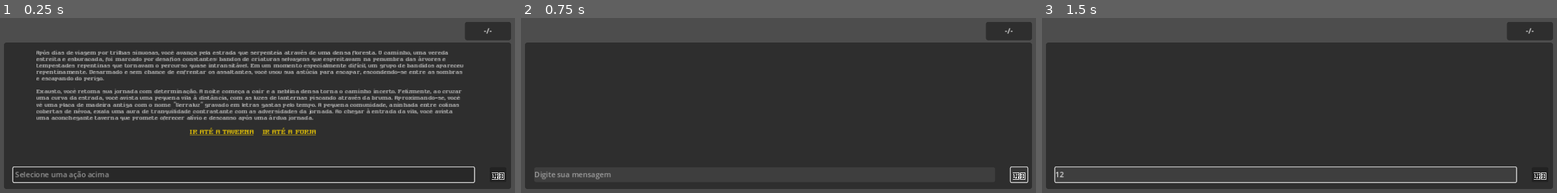
Above: before the commit, frames 1-3 (left to right).
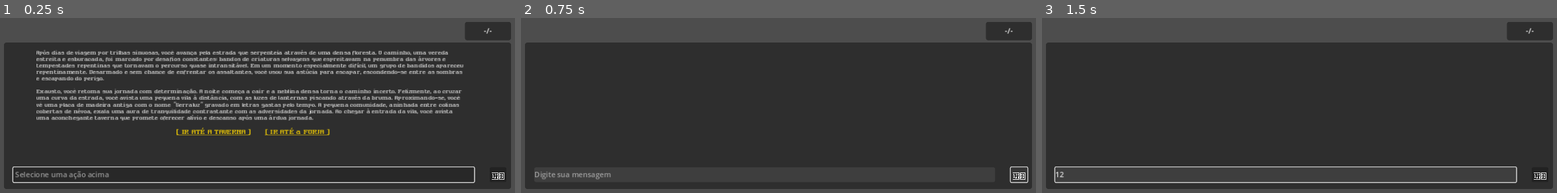
Above: after the commit, the same moments.

Repository: kelbg/serraluz
Game: Godot game, scene res://main.tscn
Two runs of this game, one before a commit and one after it. Both use one fixed random seed, a clock stepped at 60 frames per second and the inputs below. The engine's default icon, where the game draws it, is replaced by a stand-in: a white triangle on a blue panel in a dark square. Sound files missing from this copy of the repository are replaced by a short silence.
Inputs (mouse positions are in pixels of both pictures, inside the frame that each line leads up to):
- Up to frame 1 (0.25 s): no input
- Up to frame 2 (0.75 s): click "🗑️" at 0.5 s
- Up to frame 3 (1.5 s): click (1284, 175) at 1.27 s; type "12" at 1.35 s

The runs differ from the first frame. In frame 1, 0.6% of the frame differs, in the area x 34-65%, y 62-68%; in frame 2, nothing differs; in frame 3, nothing differs.
Error in both runs: Trying to return value of type "Nil" from a function whose return type is "String". (res://scripts/GameController.gd:66)

Commit message:
add customizable system message template

Diff:
--- /dev/null
+++ b/components/system_message_container.tscn
@@ -0,0 +1,23 @@
+[gd_scene load_steps=2 format=3 uid="uid://bbpdxd7tqw1k"]
+
+[ext_resource type="FontFile" uid="uid://gc62kgbwdw2" path="res://fonts/RulerGold.ttf" id="3_bkd5c"]
+
+[node name="MessageContainer" type="HBoxContainer"]
+custom_minimum_size = Vector2(1040, 0)
+
+[node name="TextContainer" type="CenterContainer" parent="."]
+layout_mode = 2
+size_flags_horizontal = 3
+
+[node name="CharacterMessage" type="RichTextLabel" parent="TextContainer"]
+custom_minimum_size = Vector2(940, 0)
+layout_mode = 2
+size_flags_horizontal = 3
+size_flags_vertical = 0
+theme_override_colors/default_color = Color(1, 1, 1, 0.752941)
+theme_override_fonts/normal_font = ExtResource("3_bkd5c")
+theme_override_fonts/bold_font = ExtResource("3_bkd5c")
+theme_override_font_sizes/normal_font_size = 14
+bbcode_enabled = true
+text = "TEST"
+fit_content = true
--- a/main.tscn
+++ b/main.tscn
@@ -7,6 +7,7 @@
 [ext_resource type="Resource" uid="uid://orub857ckp64" path="res://characters/Graldor.tres" id="2_n83vv"]
 [ext_resource type="AudioStream" uid="uid://bh5hgfg5asffm" path="res://sfx/typing_01_1.5x.ogg" id="3_6keju"]
 [ext_resource type="Resource" uid="uid://d34m1hlwqteux" path="res://characters/Player.tres" id="4_tyhv1"]
+[ext_resource type="PackedScene" uid="uid://bbpdxd7tqw1k" path="res://components/system_message_container.tscn" id="7_7rqwm"]
 
 [sub_resource type="StyleBoxFlat" id="StyleBoxFlat_mial8"]
 bg_color = Color(0.180392, 0.180392, 0.180392, 1)
@@ -82,6 +83,7 @@
 Exausto, você retoma sua jornada com determinação. A noite começa a cair e a neblina densa torna o caminho incerto. Fel …(517 unchanged characters)…
 link_template = "[center][font_size=18][color=gold][pulse freq=1.0 color=#ffffff80 ease=-1.0]{{action}}[/pulse][/color][/font_size][/center]"
 message_template = ExtResource("2_50mcd")
+system_message_template = ExtResource("7_7rqwm")
 chat_container = NodePath("ScrollContainer/ChatContainer")
 input = NodePath("Input")
 scroll_container = NodePath("ScrollContainer")
--- a/scripts/ChatController.gd
+++ b/scripts/ChatController.gd
@@ -9,6 +9,7 @@
 @export_multiline var link_template: String
 
 @export var message_template: PackedScene
+@export var system_message_template: PackedScene
 @export var chat_container: VBoxContainer
 @export var input: LineEdit
 @export var scroll_container: ScrollContainer
@@ -40,12 +41,12 @@
 		{
 		"type": "chat",
 		"target": "undefined",
-		"text": "Ir até a taverna"
+		"text": "[ IR ATÉ A TAVERNA ]"
 		},
 		{
 		"type": "chat",
 		"target": character.name,
-		"text": "Ir até a forja"
+		"text": "[ IR ATÉ a FORJA ]"
 		}
 	])
 
@@ -57,16 +58,15 @@
 	var role := get_role(from)
 	messages.append(new_message(role, msg))
 
-	var new_msg: Node = message_template.instantiate()
-	new_msg.get_node("TextContainer/CharacterMessage").text = msg
-
+	var new_msg: Node
 	if role == "system":
-		new_msg.get_node("CharacterInfoContainer").queue_free()
-		(new_msg.get_node("TextContainer/CharacterMessage") as Control).set("theme_override_colors/default_color", Color.GRAY)
+		new_msg = system_message_template.instantiate()
 	else:
+		new_msg = message_template.instantiate()
 		new_msg.get_node("CharacterInfoContainer/CharacterName").text = from.name
 		new_msg.get_node("CharacterInfoContainer/CharacterIconContainer/CharacterIcon").texture = from.icon
 
+	new_msg.get_node("TextContainer/CharacterMessage").text = msg
 	chat_container.add_child(new_msg)
 	return new_msg
 
@@ -143,7 +143,7 @@
 
 	var urls := []
 	for action: Dictionary in actions:
-		urls.append("[url={\"%s\": \"%s\"}]%s[/url]" % [action.type, action.target, action.text.to_upper()])
+		urls.append("[url={\"%s\": \"%s\"}]%s[/url]" % [action.type, action.target, action.text])
 
 	var new_action := link_template.replace("{{action}}", "\t\t".join(urls))
 	msg.text += "\n\n" + new_action
Not shown: 1 places in main.tscn that only renumber resources
